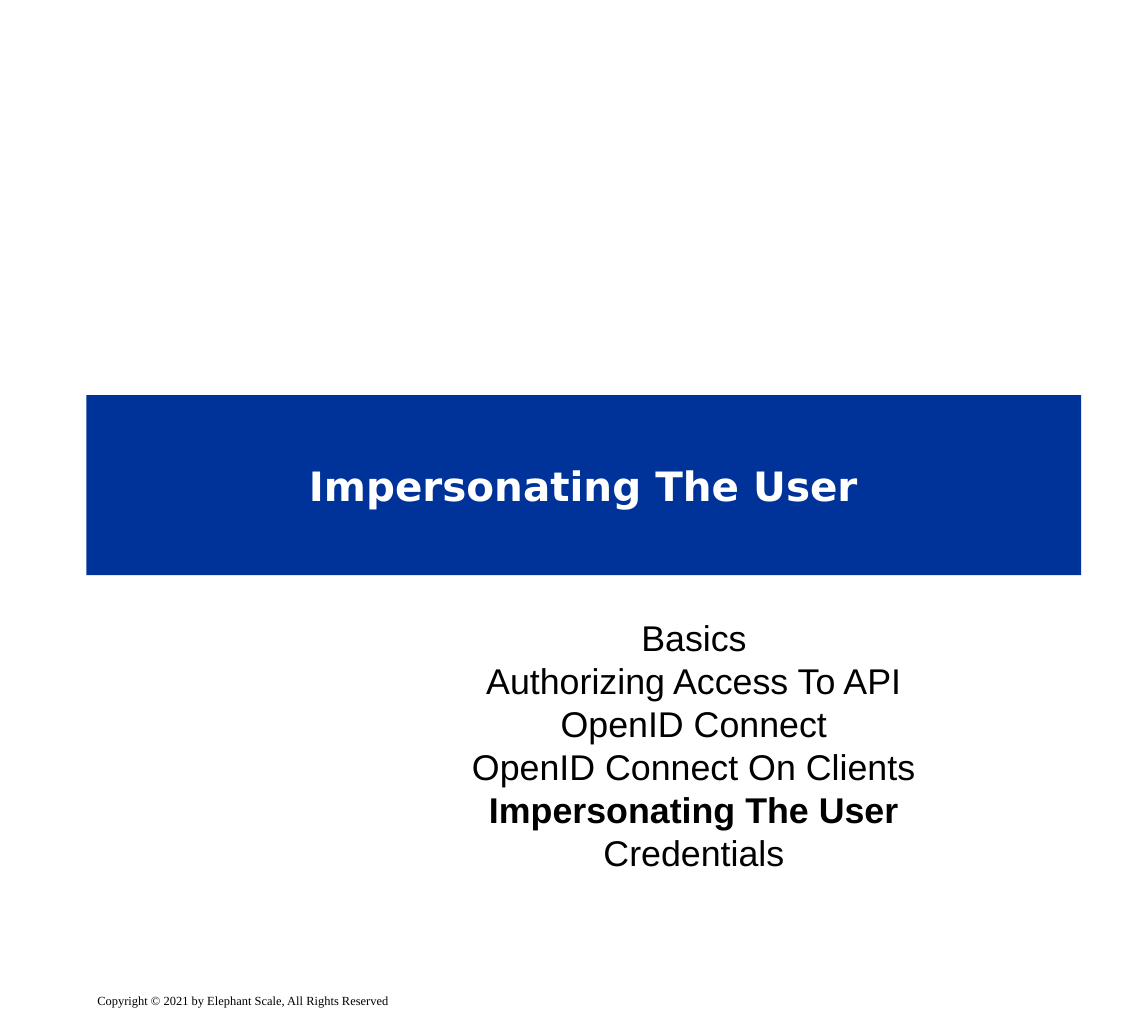
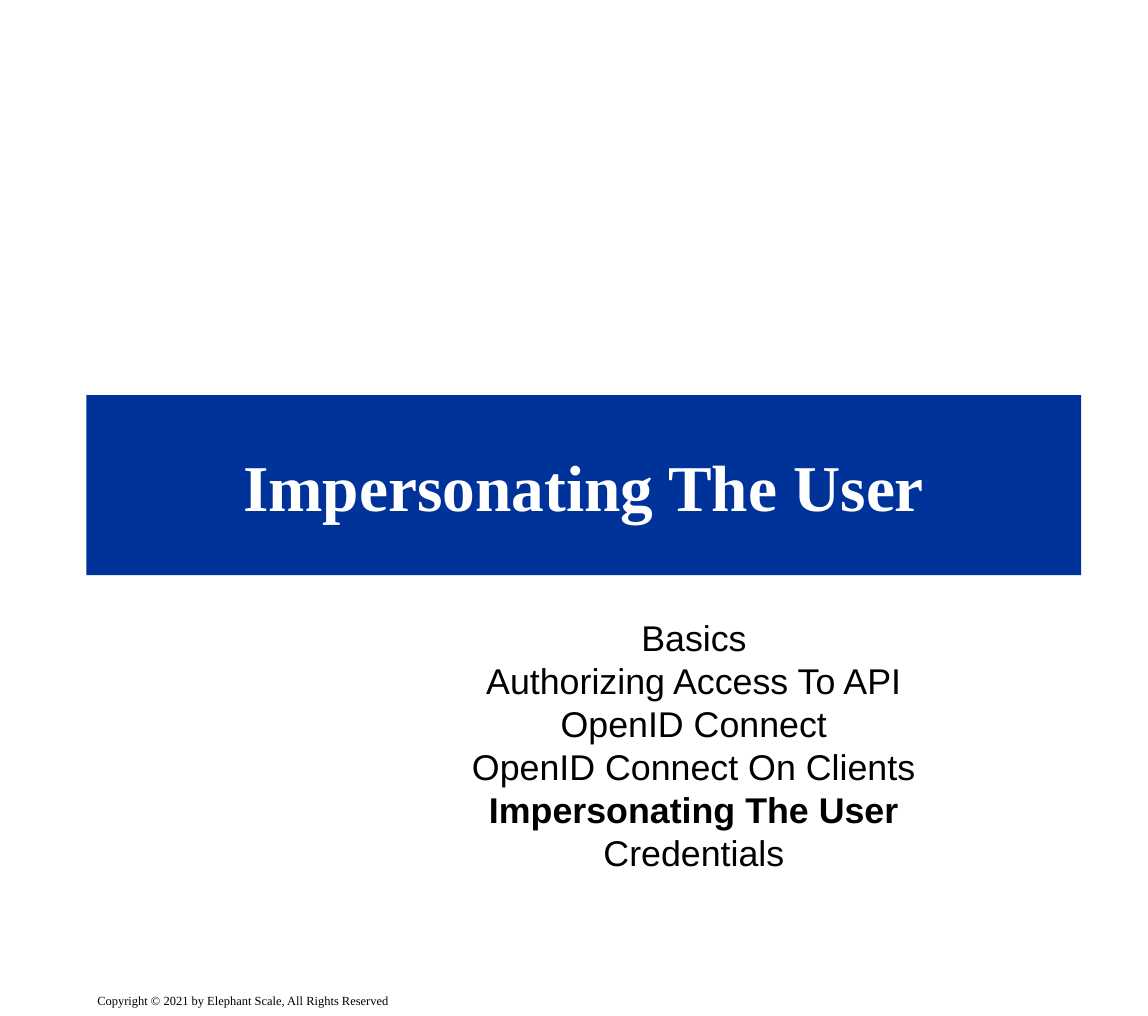
Before and after one commit to elephantscale/es-training-new, a slide deck: slide 40 of secure-coding/slides/delivery/10__Angular-oauth.pptx. Drawn at 1148x1016 pixels with LibreOffice and Linux fonts; fonts in the diff are those of the drawing; background and template pictures are left out. Boxes give left, top, right and bottom in pixels: in the first picture for what was removed or moved away, otherwise in the second. Text is boxed around its words. In the diff, an @@ line names an element or a change of style, - is before the commit and + after.

```diff
--- a/secure-coding/slides/delivery/10__Angular-oauth.pptx
+++ b/secure-coding/slides/delivery/10__Angular-oauth.pptx
@@ title "Impersonating The User" at (86, 395, 1081, 576): size 26 to 42 pt, font DejaVu Sans to Times New Roman @@
```
Also in this commit, not shown: 11 other slides changed, 1 other file.
